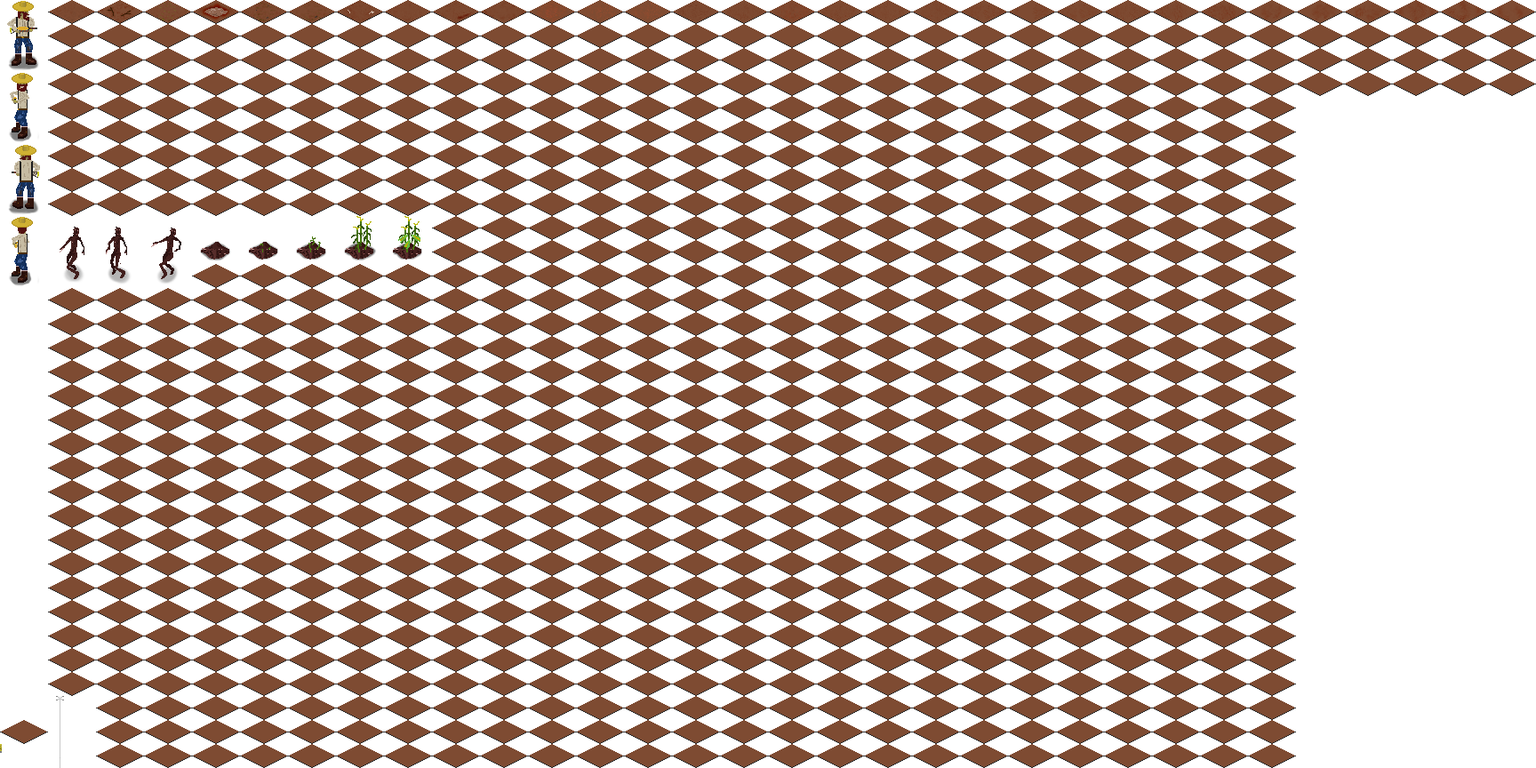
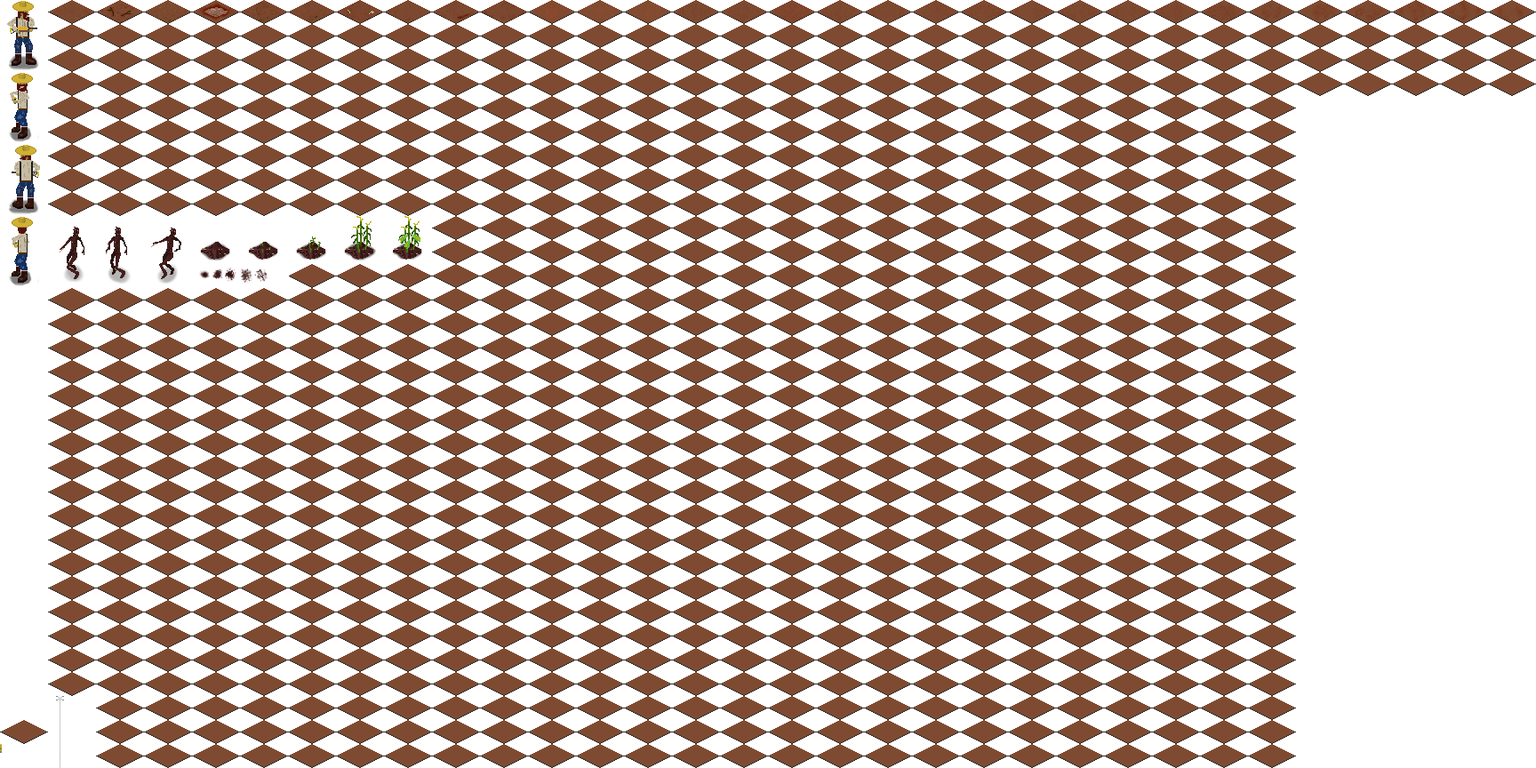
Layer changes from the first w=1536, h=768 image to the second:
painted on "zombie" over bbox(119, 263, 268, 285)
painted on "Background" over bbox(191, 263, 289, 288)
